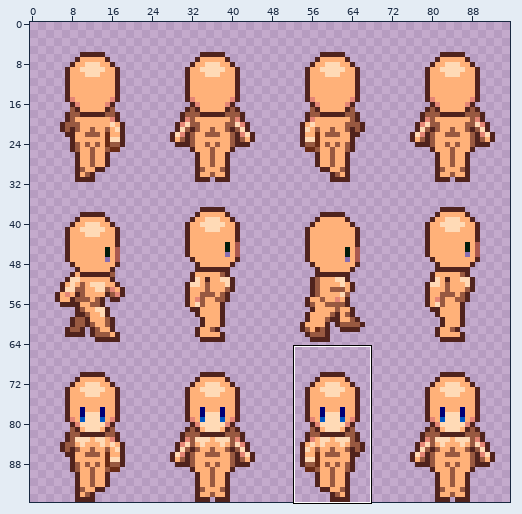
One commit to this sprite sheet: graphics/sprites/player/female.png. Above: a wide view before the commit, with the close-up outlined.
Close-up. Before the edit:
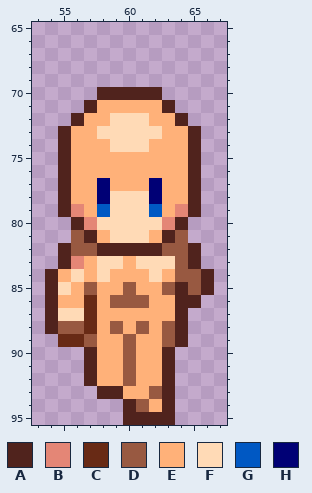
The file is 96x96 pixels. Shown: x 53..67, y 65..95. The commit also changed other parts of the picture, which this record leaves out.
Palette (. is transparent): A #50231d  B #e48676  C #682a15  D #985941  E #ffb179  F #ffdab6  G #0058c3  H #000075
Pixels before, first column x 54:
70 ....AAAAA....
71 ...AEEEEEA...
72 ..AEEFFFEEA..
73 .AEEFFFFFEEA.
74 .AEEEFFFEEEA.
75 .AEEEEEEEEEA.
76 .AEEEEEEEEEA.
77 .AEEHEEEHEEA.
78 .AEEHFFFHEEA.
79 .ABEGFFFGEBA.
80 ..ABFFFFFBA..
81 ..DAEFFFEAD..
82 .ADDAAAAADDA.
83 .ABEFFEFFFDA.
84 AEFEFEEEFEDDA
85 AFEDEEDEEDADA
86 AEECEDDDEEAA.
87 AFFCEEEEEEA..
88 ADDCEDEDEDA..
89 .CCDEEDEEDA..
90 ...AEEDEEA...
91 ...AEEDEEA...
92 ...AEEDEEA...
93 ....AAEEDA...
94 ......ADEA...
95 ......AAAA...
After the commit:
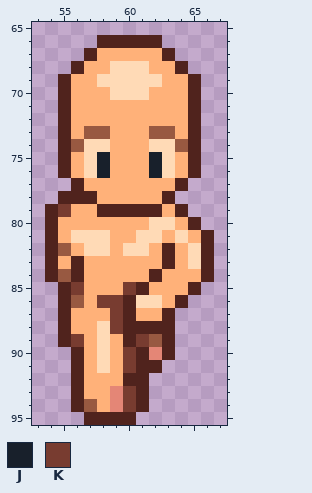
Colours new in this view: J #18202b  K #783c30
From old to new:
Changed rows in their new state; - is an unchanged pixel.
first column x 54:
66 ----AAAAA----
67 ---AEEEEEA---
68 --AEEFFFEEA--
69 -AEEFFFFFEEA-
70 -AEEEFFFEEEA-
71 -AEE-----EEA-
72 -AE--EEE--EA-
73 ---DDEEEDD---
74 --DFFEEEFFD--
75 ---FJ---JF---
76 ---FJ---JF---
77 -.A-E---E-A.-
78 --AAEEEEEA..-
79 AKE-AAAAA-A.-
80 AEEEEEEE-FEA-
81 AEFFFEE-FEFEA
82 ADEFFEFFEAEFA
83 AEA-EE-EEAEFA
84 -DA-E---A-EE-
85 .AKE--KA-EEA.
86 .ADEKKAFF--.-
87 .AEE-KA--A.--
88 .AEEFKAAAA.--
89 -AKEF-AKDA.--
90 --AEF-KAB----
91 --AEF-KAA.---
92 --AE--AA..---
93 --AEEBKA..---
94 --ADEBKA..---
95 ---AAA-...---
Changed places in both close-ups, as pixel boxes (x1, y1, x2, y2):
changed: (45, 35, 214, 425)
